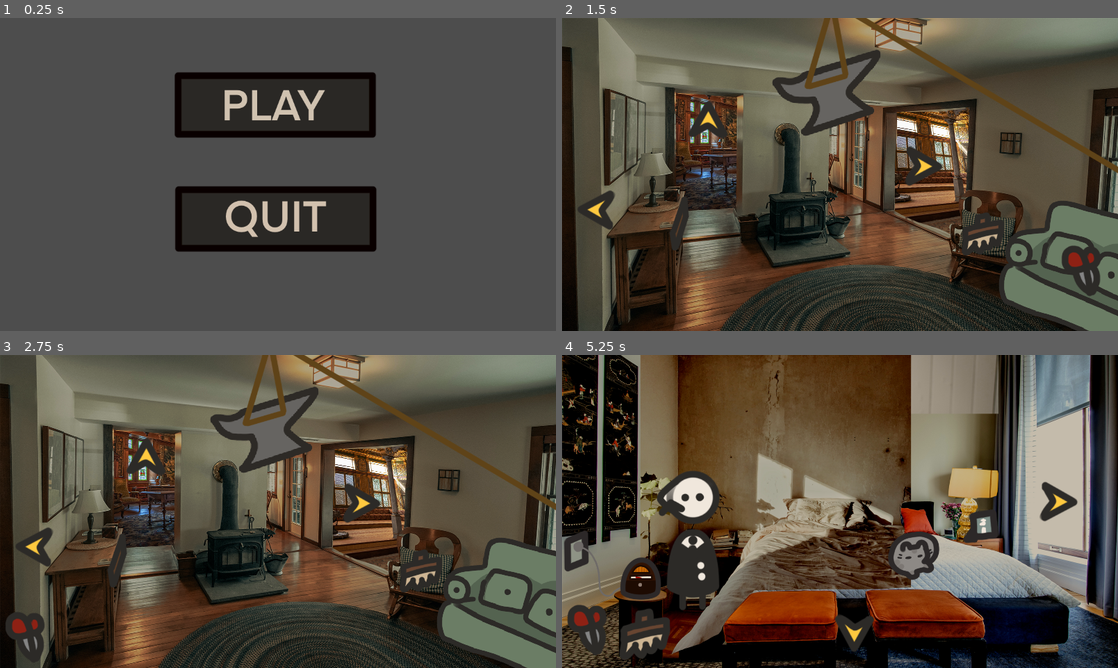
Above: before the commit, frames 1-4 (two rows, left to right).
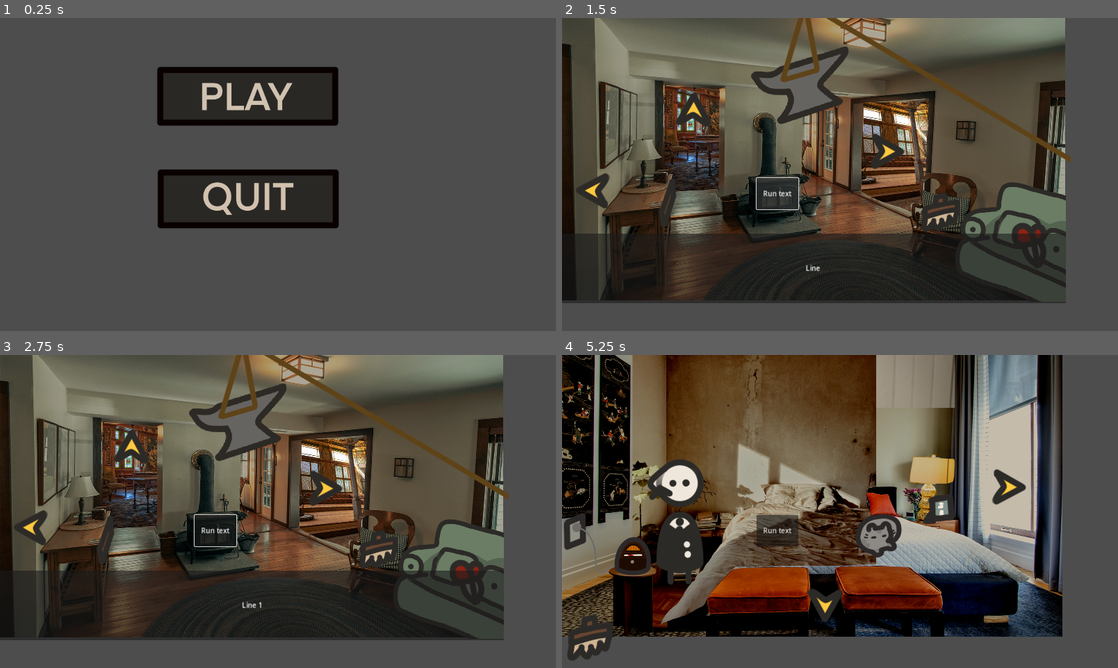
Above: after the commit, the same moments.

Repository: AstralSorcerer/Late-Start
Game: Godot game, scene res://Scenes/MainMenu.tscn
Same seed, same stepped clock (60 frames per second), same inputs: the game is played once before the commit and once after it.
Inputs (mouse positions are in pixels of both pictures, inside the frame that each line leads up to; where the layout moved, square brackets give the same spot in the first picture):
- Up to frame 1 (0.25 s): no input
- Up to frame 2 (1.5 s): click (806, 96) [834, 105] at 0.5 s; click (778, 193) at 1.25 s, where only the run after the commit has a clickable "Run text"
- Up to frame 3 (2.75 s): click (450, 580) [500, 605] at 2 s
- Up to frame 4 (5.25 s): click (667, 539) [678, 561] at 2.75 s; click (1029, 583) [584, 639] at 3.5 s; click (940, 549) [984, 570] at 4.25 s; click (695, 448) [706, 458] at 5 s

The runs differ from the first frame. In frame 1, 14% of the frame differs, in the area x 28-68%, y 15-75%; in frame 2, 61%; in frame 3, 61%; in frame 4, 72%, in the area x 0-100%, y 0-100%.

Commit message:
Add text box and test button
Test the text box with the button on the living room furnace

Diff:
--- /dev/null
+++ b/LateStart/Scenes/Main UI.tscn
@@ -0,0 +1,70 @@
+[gd_scene load_steps=5 format=3 uid="uid://b3droojpvco8k"]
+
+[ext_resource type="Script" path="res://Scripts/UI/ui.gd" id="1_db4a8"]
+[ext_resource type="PackedScene" uid="uid://b1js12d12q4f5" path="res://Scenes/LivingRoom.tscn" id="2_5ngqo"]
+[ext_resource type="Script" path="res://Scripts/UI/inventory.gd" id="2_de60i"]
+[ext_resource type="Script" path="res://Scripts/TextBox.gd" id="4_q0vnc"]
+
+[node name="Main UI" type="Control"]
+layout_mode = 3
+anchors_preset = 15
+anchor_right = 1.0
+anchor_bottom = 1.0
+grow_horizontal = 2
+grow_vertical = 2
+script = ExtResource("1_db4a8")
+
+[node name="Room" type="Control" parent="."]
+layout_mode = 1
+anchors_preset = 15
+anchor_right = 1.0
+anchor_bottom = 1.0
+grow_horizontal = 2
+grow_vertical = 2
+
+[node name="LivingRoom" parent="Room" instance=ExtResource("2_5ngqo")]
+
+[node name="Inventory" type="HBoxContainer" parent="."]
+layout_mode = 1
+anchors_preset = 12
+anchor_top = 1.0
+anchor_right = 1.0
+anchor_bottom = 1.0
+offset_top = -72.0
+grow_horizontal = 2
+grow_vertical = 0
+script = ExtResource("2_de60i")
+
+[node name="TextBox" type="Panel" parent="."]
+visible = false
+layout_mode = 1
+anchors_preset = 14
+anchor_top = 0.5
+anchor_right = 1.0
+anchor_bottom = 0.5
+offset_top = 136.0
+offset_right = -120.0
+offset_bottom = 296.0
+grow_horizontal = 2
+grow_vertical = 2
+script = ExtResource("4_q0vnc")
+
+[node name="Label" type="Label" parent="TextBox"]
+layout_mode = 1
+anchors_preset = 15
+anchor_right = 1.0
+anchor_bottom = 1.0
+grow_horizontal = 2
+grow_vertical = 2
+horizontal_alignment = 1
+vertical_alignment = 1
+
+[node name="Button" type="Button" parent="."]
+layout_mode = 0
+offset_left = 448.0
+offset_top = 368.0
+offset_right = 544.0
+offset_bottom = 440.0
+text = "Run text"
+
+[connection signal="pressed" from="Button" to="TextBox" method="receivedText" binds= [["Line 0", "Line 1"]]]
--- a/LateStart/Scripts/Buttons.gd
+++ b/LateStart/Scripts/Buttons.gd
@@ -1,7 +1,7 @@
 extends TextureButton
 
 func Play():
-	get_tree().change_scene_to_file("res://Scenes/Main_UI.tscn");
+	get_tree().change_scene_to_file("res://Scenes/Main UI.tscn");
 
 func Quit():
 	get_tree().quit();
--- a/LateStart/Scripts/TextBox.gd
+++ b/LateStart/Scripts/TextBox.gd
@@ -1,13 +1,18 @@
-extends Panel
+class_name TextBox extends Panel
 
 @onready var label = $Label
-@onready var textFinal = "This is some text."
-@onready var textFinished = false
-@onready var timerGoing = false
-@onready var processTimer = 0
-@onready var textScrollTime = .02
-@onready var textLinesGlobal = []
-@onready var currentTextLine = 0
+var textFinal = ""
+var textFinished = true
+var timerGoing = false
+var processTimer = 0
+var textScrollTime = .02
+var textLinesGlobal = []
+var currentTextLine = 0
+
+
+func _ready():
+	#receivedText(["This is the first line", "And this is the second"]);
+	pass
 
 func _process(delta):
 	if timerGoing:
@@ -18,13 +23,14 @@
 		if (label.text.length() == textFinal.length()):
 			textFinished = true
 	if ((Input.is_action_pressed("MouseClick") || Input.is_action_just_released("SpaceBar")) && textFinished):
-		if (currentTextLine != textLinesGlobal.size() - 1):
+		if (currentTextLine < textLinesGlobal.size() - 1):
 			processTimer = 0
 			currentTextLine += 1
 			textFinal = textLinesGlobal[currentTextLine]
 			label.text = ""
 			textFinished = false
 		else:
+			label.text = ""
 			self.visible = false
 			timerGoing = false
 
--- a/LateStart/project.godot
+++ b/LateStart/project.godot
@@ -21,6 +21,8 @@
 
 [display]
 
+window/size/viewport_width=1280
+window/size/viewport_height=720
 window/stretch/mode="canvas_items"
 
 [dotnet]
